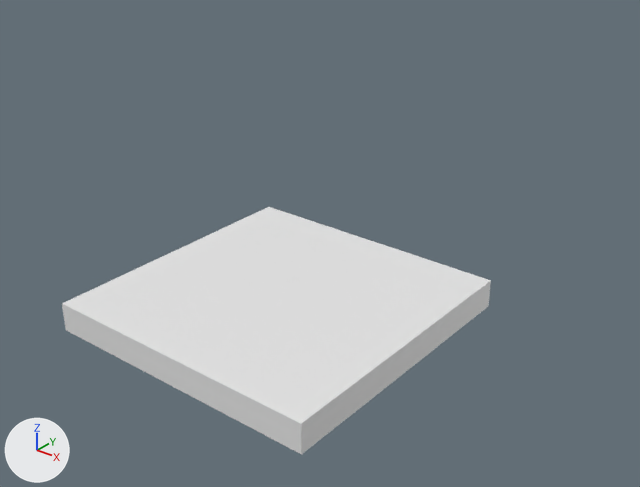
Two versions of the FBX model Ludum Dare 58/Assets/Meshes/Ground_Cage_Mesh.fbx, one commit apart.
Before and after are seen from a camera (50 mm lens) standing at (2.2, -3.42, 1.42) and looking at (-0.21, -0.41, -0.45). Arrows for +X, +Y and +Z are at lower left; the lights stay in place. Where no turn or scale is listed for an object, it has been applied to the vertices.

Names of what the first picture shows: 'Ground_Cage_Mesh'.
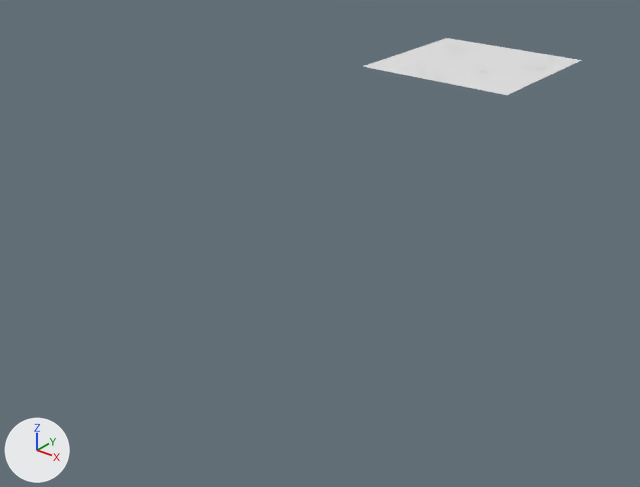
Location of each change, (x1, y1, x2, y2) in pixels of the pictures (640 x 487 px):
'Ground_Cage_Mesh', reshaped, moved (49% narrower, 77% shorter)
    before: (62, 207, 491, 455)
    after: (363, 38, 581, 95)
part 1 of me_mesh, built on
    before: (62, 281, 491, 455)
    after: (418, 46, 554, 78)

What the commit changed:
me_mesh is used by ob_ground_cage_mesh; location (0.0, -2.0, 0.0).
me_mesh had 8 vertices, 5 faces and spanned x 0.0..1.0, y 0.0..1.0, z -0.1..0.0.
me_mesh now has 68 vertices, 9 faces and spans x 0.0..1.0, y 0.0..1.0, z 0.0..0.005.
Part 1, on me_mesh:
4 vertices are removed from x 0.0..1.0, y 0.0..1.0, z -0.1.
4 faces are deleted.
46 vertices are added at x 0.163..0.91, y 0.053..0.942, z 0.005.
7 new vertices lie (0.01, 0.01, 0.0) away from vertices in x 0.27..0.829, y 0.053..0.903, z 0.005.
6 new vertices lie (0.01, -0.01, 0.0) away from vertices in x 0.333..0.829, y 0.063..0.942, z 0.005.
5 new vertices lie (0.027, 0.0, 0.0) away from vertices in x 0.176..0.869, y 0.345..0.805, z 0.005.
8 new faces join them.
Object 'Ground_Cage_Mesh' (ob_ground_cage_mesh) moves from (0.0, -2.0, 0.0) to (-1.0, 1.0, 0.0).
